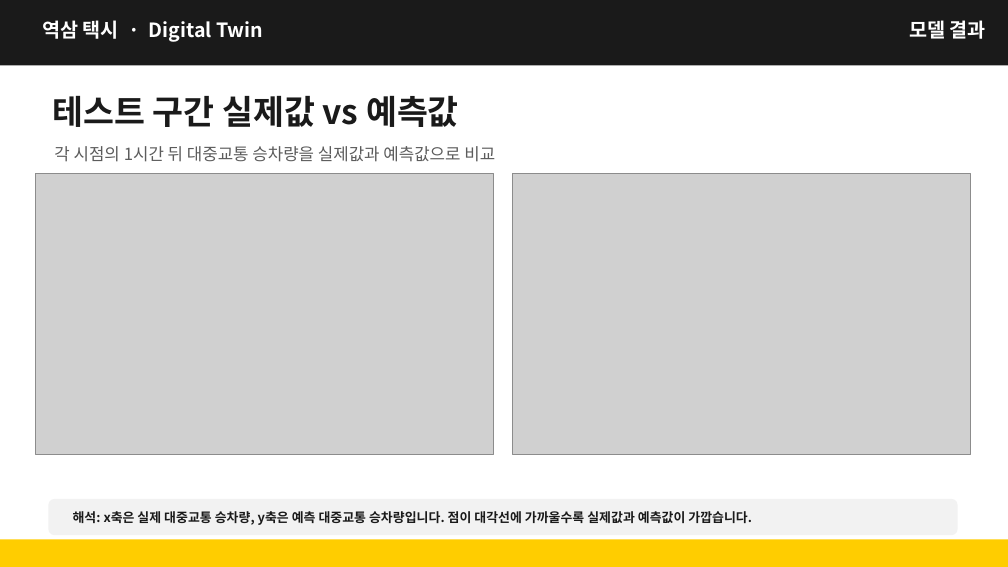
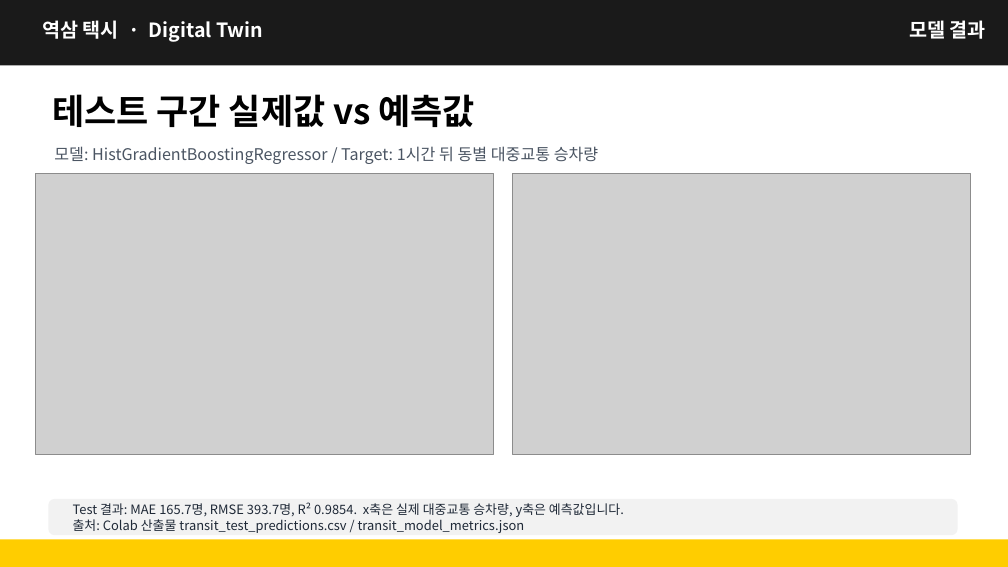
Before and after one commit to kimcanal/yeoksam-taxi, a slide deck: slide 11 of public/a-eye-presentation/A-Eye_midterm_data_collection_forecast.pptx. Drawn at 1008x567 pixels with LibreOffice and Linux fonts; fonts in the diff are those of the drawing; grey boxes stand for pictures. Boxes give left, top, right and bottom in pixels: in the first picture for what was removed or moved away, otherwise in the second. Text is boxed around its words. In the diff, an @@ line names an element or a change of style, - is before the commit and + after.

Commit message:
Fix presentation model wording

```diff
--- a/public/a-eye-presentation/A-Eye_midterm_data_collection_forecast.pptx
+++ b/public/a-eye-presentation/A-Eye_midterm_data_collection_forecast.pptx
@@ text "테스트 구간 실제값 vs 예측값" at (52,94,475,127): size 24 to 25 pt, text colour #1A1A1A to #000000 @@
@@ text at (54,146,598,164): text changed; size 12 to 11.5 pt; text colour #5C5C5C to #4B5563 @@
-각 시점의 1시간 뒤 대중교통 승차량을 실제값과 예측값으로 비교
+모델: HistGradientBoostingRegressor / Target: 1시간 뒤 동별 대중교통 승차량
@@ text at (73,502,624,533): text changed; text colour #1A1A1A to #1F2937; bold off @@
-해석: x축은 실제 대중교통 승차량, y축은 예측 대중교통 승차량입니다. 점이 대각선에 가까울수록 실제값과 예측값이 가깝습니다.
+Test 결과: MAE 165.7명, RMSE 393.7명, R² 0.9854. x축은 실제 대중교통 승차량, y축은 예측값입니다.
+출처: Colab 산출물 transit_test_predictions.csv / transit_model_metrics.json
```
Also in this commit, not shown: 8 other slides changed.
